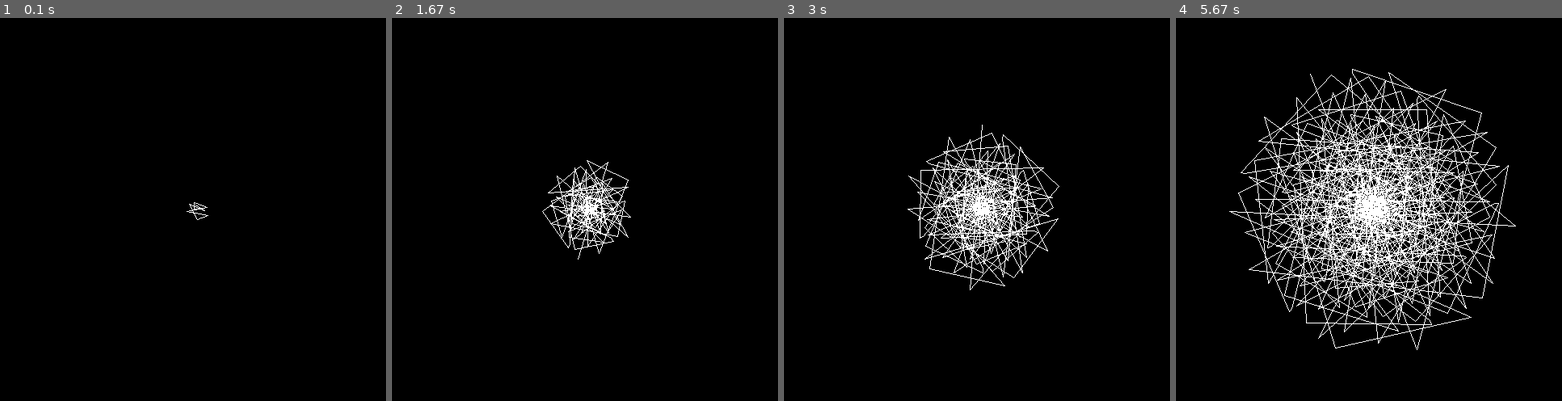
Above: before the commit, frames 1-4 (left to right).
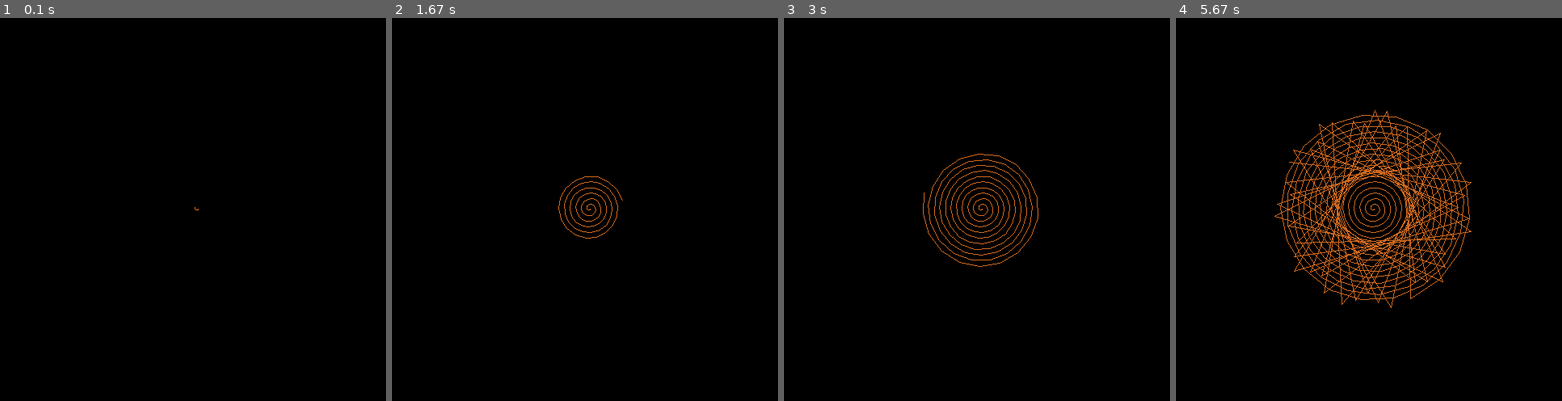
Above: after the commit, the same moments.

Repository: mostley/SandTable
Game: pygame game, started from main.py
Same seed, same stepped clock (60 frames per second), same inputs: the game is played once before the commit and once after it.
Inputs:
- Up to frame 1 (0.1 s): no input
- Up to frame 2 (1.67 s): no input
- Up to frame 3 (3 s): no input
- Up to frame 4 (5.67 s): no input

The runs differ from the first frame. In frame 1, less than 0.1% of the frame differs, in the area x 48-54%, y 48-53%; in frame 2, 1.6%; in frame 3, 4.4%; in frame 4, 15%, in the area x 13-89%, y 13-87%.

Commit message:
Fixed test module

Diff:
--- a/main.py
+++ b/main.py
@@ -2,6 +2,7 @@
 Main class
 """
 from pygame_executor import PygameExecutor
+import random, math
 
 class Movement:
     """ represents a movement """
@@ -22,12 +23,16 @@
     """ a test module """
 
     def __init__(self):
-        self.length = 10
+        self.length = 600
         self.name = "Test Module"
 
-    def tick(self, i):
+    def tick(self, i, pos):
         """ execute a single tick, returns a Movement """
-        return Movement((i % 5) / 5.0, (i % 20 - 10) / 10.0 + i/self.length)
+        print("tick " + str(i))
+        if i < self.length/2:
+            return Movement(0.001, 0.001)
+        else:
+            return Movement(-360.0/self.length, math.sin(i)/40)
 
 
 class Main:
@@ -39,6 +44,7 @@
         self.running = False
         self.modules = []
         self.current_module = None
+        self.current_pos = None
         self.executor = PygameExecutor()
 
     def add_module(self, module):
@@ -47,7 +53,7 @@
 
     def get_next_module(self):
         """ returns a random next module """
-        return self.modules[0] # TODO
+        return self.modules[random.choice(range(len(self.modules)))]
 
     def execute_module(self):
         """ execute a module """
@@ -55,8 +61,8 @@
         print("Execute Module '" + self.current_module.name + "'")
 
         for i in range(self.current_module.length):
-            movement = self.current_module.tick(i)
-            self.executor.execute(movement)
+            movement = self.current_module.tick(i, self.current_pos)
+            self.current_pos = self.executor.execute(movement)
 
             if self.executor.error:
                 print("[ERROR] Encountered error, stopping execution of module '" + self.executor.fatal + "'")
@@ -66,6 +72,8 @@
                 print("[FATAL] Encountered fatal error, stopping execution of sandtable '" + self.executor.fatal + "'")
                 self.running = False
                 break
+
+        self.current_module = None
 
     def run(self):
         """ starts the execution """
@@ -80,6 +88,7 @@
         while self.running:
             if not self.current_module:
                 self.current_module = self.get_next_module()
+                self.executor.reset()
 
             self.execute_module()
 
@@ -88,5 +97,6 @@
 if __name__ == '__main__':
     print("Starting Sandtable")
     MAIN = Main()
-    MAIN.add_module(TestModule())
+    for i in range(10):
+        MAIN.add_module(TestModule())
     MAIN.run()
--- a/pygame_executor.py
+++ b/pygame_executor.py
@@ -1,5 +1,5 @@
 """ visualizes movements with pygame """
-import pygame, math
+import pygame, math, random
 
 
 class PygameExecutor:
@@ -7,21 +7,36 @@
 
     def __init__(self):
         self.screen = None
-        self.lines = []
+        self.current_line = None
         self.diameter = 800
         self.center_point = (self.diameter/2, self.diameter/2)
         self.current_angle = 0
         self.current_slider_pos = 0
         self.current_pos = (0, 0)
-        self.rotation_speed = 5
-        self.slider_speed = 5
+        self.rotation_speed = 0.1
         self.error = None
         self.fatal = None
+        self.color = self.random_color()
+
+        print("color: " + str(self.color[0]) + ":" + str(self.color[1]) + ":" + str(self.color[2]))
+
+    def random_color(self):
+        """ generates a random color """
+        return (
+            int(math.floor(random.random() * 255)),
+            int(math.floor(random.random() * 255)),
+            int(math.floor(random.random() * 255))
+        )
+
+    def reset(self):
+        """ sets a new color """
+        self.color = self.random_color()
 
     def setup(self):
         """ sets up the executor """
         pygame.init()
         self.screen = pygame.display.set_mode((self.diameter, self.diameter))
+        self.screen.fill((0, 0, 0))
 
     def calculate_cartesian(self):
         """ calculates the cartesian coordinates from polar coordinates """
@@ -32,8 +47,8 @@
 
     def add_movement(self, movement):
         """ adds the movement to the current position """
-        self.current_slider_pos += movement.distance_delta * self.rotation_speed
-        self.current_angle += movement.angle_delta * self.slider_speed
+        self.current_slider_pos += movement.distance_delta * self.diameter/2.0
+        self.current_angle += movement.angle_delta * 360
 
     def execute(self, movement):
         """ executes the movement and updates the visualization """
@@ -42,19 +57,20 @@
         self.add_movement(movement)
         new_pos = self.calculate_cartesian()
 
-        line = (current_pos, new_pos)
-        self.lines.append(line)
+        self.current_line = (current_pos, new_pos)
+
         self.update()
+
+        return (self.current_angle, self.current_slider_pos)
 
     def drawLine(self, line):
         """ draws a line """
-        pygame.draw.line(self.screen, (255,255,255), line[0], line[1], 1)
+        pygame.draw.line(self.screen, self.color, line[0], line[1], 1)
 
     def update(self):
-        """ redraws the screen """
-        self.screen.fill((0, 0, 0))
-        for line in self.lines:
-            self.drawLine(line)
+        """ updates the screen """
+
+        self.drawLine(self.current_line)
         pygame.display.flip()
 
         for event in pygame.event.get():
